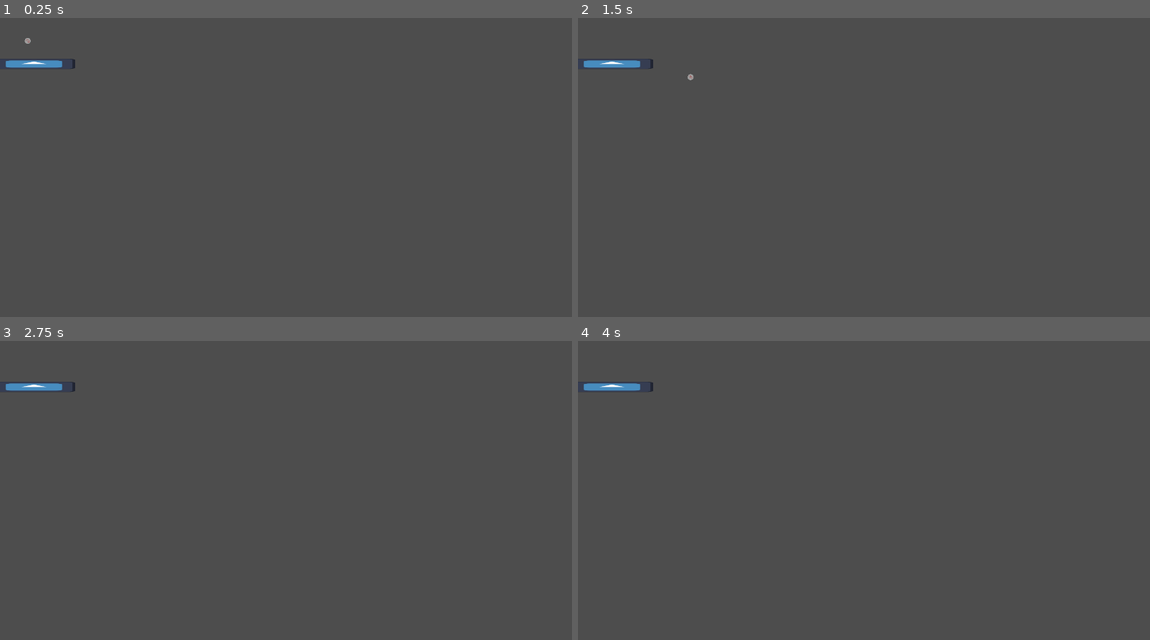
Above: before the commit, frames 1-4 (two rows, left to right).
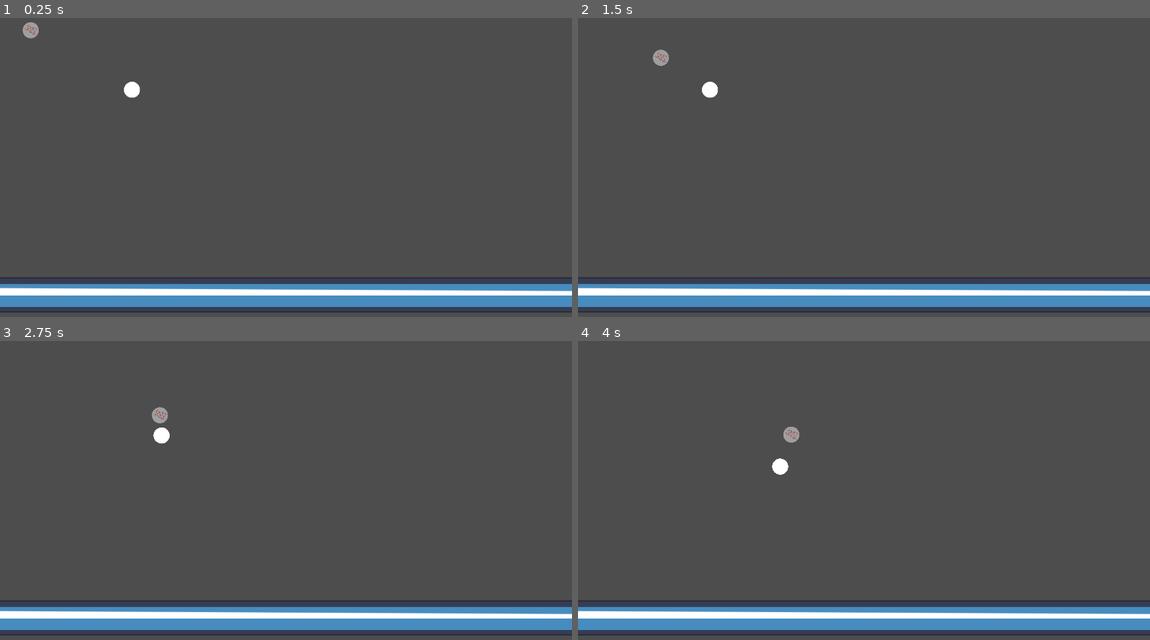
Above: after the commit, the same moments.

Repository: cmaciver/double-bubble-ggj
Game: Godot game, scene res://src/cam-test-scene.tscn
Same seed, same stepped clock (60 frames per second), same inputs: the game is played once before the commit and once after it. This scene is started directly instead of the project's main scene. The engine's default icon, where the game draws it, is replaced by a stand-in: a white triangle on a blue panel in a dark square.
Inputs (mouse positions are in pixels of both pictures, inside the frame that each line leads up to):
- Up to frame 1 (0.25 s): no input
- Up to frame 2 (1.5 s): tap Enter (ui_accept) at 0.5, 0.6 s; move the mouse to (989, 152) at 0.52 s; press the mouse at (989, 152) at 0.53 s; hold Right (ui_right) from 0.53 s (still down); tap Space (platform_jump) at 0.77 s; move the mouse to (749, 185) at 1.27 s; release the mouse at (749, 185) at 1.28 s; click (749, 185) at 1.35 s
- Up to frame 3 (2.75 s): tap Space (platform_jump) at 1.52 s; right-click (171, 508) at 1.55 s; move the mouse to (343, 421) at 2.02 s; release Right (ui_right) at 2.03 s; hold Left (ui_left) from 2.03 s (still down); right-click (343, 421) at 2.1 s; tap Enter (ui_accept) at 2.3 s
- Up to frame 4 (4 s): move the mouse to (835, 556) at 2.77 s; release Left (ui_left) at 2.78 s; hold Right (ui_right) from 2.78 s (still down); tap Enter (ui_accept) at 2.85 s; tap Space (platform_jump) at 3.02, 3.77 s; click (835, 556) at 3.05 s; move the mouse to (1035, 538) at 3.52 s; press the mouse at (1035, 538) at 3.53 s; right-click (1035, 538) at 3.8 s

The runs differ from the first frame. In frame 1, 9.2% of the frame differs, in the area x 0-100%, y 1-99%; in frame 2, 9.2%, in the area x 0-100%, y 10-99%; in frame 3, 9.2%; in frame 4, 9.2%.

Commit message:
Made the bubbler guy do that bubble thing

Diff:
--- a/double-bubble/project.godot
+++ b/double-bubble/project.godot
@@ -52,3 +52,13 @@
 "events": [Object(InputEventKey,"resource_local_to_scene":false,"resource_name":"","device":-1,"window_id":0,"alt_press …(191 unchanged characters)…
 ]
 }
+l_click={
+"deadzone": 0.5,
+"events": [Object(InputEventMouseButton,"resource_local_to_scene":false,"resource_name":"","device":-1,"window_id":0,"alt_pressed":false,"shift_pressed":false,"ctrl_pressed":false,"meta_pressed":false,"button_mask":0,"position":Vector2(0, 0),"global_position":Vector2(0, 0),"factor":1.0,"button_index":1,"canceled":false,"pressed":false,"double_click":false,"script":null)
+]
+}
+r_click={
+"deadzone": 0.5,
+"events": [Object(InputEventMouseButton,"resource_local_to_scene":false,"resource_name":"","device":-1,"window_id":0,"alt_pressed":false,"shift_pressed":false,"ctrl_pressed":false,"meta_pressed":false,"button_mask":0,"position":Vector2(0, 0),"global_position":Vector2(0, 0),"factor":1.0,"button_index":2,"canceled":false,"pressed":false,"double_click":false,"script":null)
+]
+}
--- a/double-bubble/src/bubble-character.tscn
+++ b/double-bubble/src/bubble-character.tscn
@@ -4,14 +4,27 @@
 [ext_resource type="Texture2D" uid="uid://c4mty8klmu2r0" path="res://assets/circle GUY.png" id="2_f2gvg"]
 
 [sub_resource type="CircleShape2D" id="CircleShape2D_mlla7"]
+radius = 542.156
 
-[node name="CharacterBody2D" type="CharacterBody2D"]
+[node name="Bubble Character" type="RigidBody2D"]
+gravity_scale = 0.0
+lock_rotation = true
 script = ExtResource("1_ovhsf")
 
 [node name="Sprite2D" type="Sprite2D" parent="."]
 modulate = Color(1, 1, 1, 0.458824)
-scale = Vector2(0.0185185, 0.0185185)
+scale = Vector2(0.05, 0.05)
 texture = ExtResource("2_f2gvg")
 
 [node name="CollisionShape2D" type="CollisionShape2D" parent="."]
+scale = Vector2(0.05, 0.05)
 shape = SubResource("CircleShape2D_mlla7")
+
+[node name="RayCast2DLeft" type="RayCast2D" parent="."]
+scale = Vector2(1, 1)
+
+[node name="RayCast2DCenter" type="RayCast2D" parent="."]
+scale = Vector2(1, 1)
+
+[node name="RayCast2DRight" type="RayCast2D" parent="."]
+scale = Vector2(1, 1)
--- a/double-bubble/src/bubble.tscn
+++ b/double-bubble/src/bubble.tscn
@@ -1,23 +1,17 @@
-[gd_scene load_steps=4 format=3 uid="uid://bu6ahebiuvuky"]
+[gd_scene load_steps=3 format=3 uid="uid://b8y8lwa85u1et"]
 
-[sub_resource type="Gradient" id="Gradient_ht8af"]
-colors = PackedColorArray(0.0745098, 0.654902, 0.760784, 1, 0.0763724, 0.653508, 0.759768, 1)
-
-[sub_resource type="GradientTexture2D" id="GradientTexture2D_nekv2"]
-gradient = SubResource("Gradient_ht8af")
+[ext_resource type="Texture2D" uid="uid://dsslg4hunrs10" path="res://assets/circle.png" id="1_ge8yu"]
 
 [sub_resource type="CircleShape2D" id="CircleShape2D_ts8is"]
 radius = 27.0
 
 [node name="Bubble" type="RigidBody2D"]
-mass = 0.035
 gravity_scale = 0.0
 
 [node name="Sprite2D" type="Sprite2D" parent="."]
-position = Vector2(174, 269.5)
-scale = Vector2(0.71875, 0.671875)
-texture = SubResource("GradientTexture2D_nekv2")
+scale = Vector2(0.05, 0.05)
+texture = ExtResource("1_ge8yu")
 
 [node name="CollisionShape2D" type="CollisionShape2D" parent="."]
-position = Vector2(173, 268)
+scale = Vector2(0.996052, 1)
 shape = SubResource("CircleShape2D_ts8is")
--- a/double-bubble/src/bubble_character.gd
+++ b/double-bubble/src/bubble_character.gd
@@ -1,25 +1,34 @@
-extends CharacterBody2D
+extends RigidBody2D
+
+const SPEED = 300.0
+@onready var SCAN_WIDTH = 10
 
 
-const SPEED = 300.0
-const JUMP_VELOCITY = -400.0
+@onready var center_ray = $RayCast2DCenter
+@onready var left_ray = $RayCast2DLeft
+@onready var right_ray = $RayCast2DRight
+
+func _integrate_forces(state: PhysicsDirectBodyState2D) -> void:
+	if Input.is_action_pressed("l_click"):
+		center_ray.target_position = get_global_mouse_position() - position
+		var norm = center_ray.target_position.normalized()
+		var mag = center_ray.target_position.length()
+
+		left_ray.target_position = norm.rotated(deg_to_rad(-SCAN_WIDTH)) * mag
+		right_ray.target_position = norm.rotated(deg_to_rad(SCAN_WIDTH)) * mag
+
+		var cool_ray = Vector2(0,0)
+		if center_ray.is_colliding():
+			cool_ray = center_ray.target_position
+		elif left_ray.is_colliding():
+			cool_ray = left_ray.target_position
+		elif right_ray.is_colliding():
+			cool_ray = right_ray.target_position
+
+		apply_force(cool_ray.normalized() * 500) # make this scale on distance
 
 
-func _physics_process(delta: float) -> void:
-	# Add the gravity.
-	if not is_on_floor():
-		velocity += get_gravity() * delta
 
-	# Handle jump.
-	if Input.is_action_just_pressed("ui_accept") and is_on_floor():
-		velocity.y = JUMP_VELOCITY
-
-	# Get the input direction and handle the movement/deceleration.
-	# As good practice, you should replace UI actions with custom gameplay actions.
-	var direction := Input.get_axis("ui_left", "ui_right")
-	if direction:
-		velocity.x = direction * SPEED
-	else:
-		velocity.x = move_toward(velocity.x, 0, SPEED)
-
-	move_and_slide()
+	if Input.is_action_just_pressed("r_click"):
+		#update_mouse()
+		pass
--- a/double-bubble/src/cam-test-scene.tscn
+++ b/double-bubble/src/cam-test-scene.tscn
@@ -1,13 +1,18 @@
-[gd_scene load_steps=3 format=3 uid="uid://4xdryhhyq1tf"]
+[gd_scene load_steps=4 format=3 uid="uid://4xdryhhyq1tf"]
 
 [ext_resource type="PackedScene" uid="uid://yqgweqv1lkrc" path="res://src/test-platform.tscn" id="1_2phd6"]
 [ext_resource type="PackedScene" uid="uid://c22vtnmo6hfwj" path="res://src/bubble-character.tscn" id="2_k3bug"]
+[ext_resource type="PackedScene" uid="uid://b8y8lwa85u1et" path="res://src/bubble.tscn" id="3_cnebf"]
 
 [node name="Cam-test-scene" type="Node2D"]
 
 [node name="Platform" parent="." instance=ExtResource("1_2phd6")]
-position = Vector2(114, 188)
-scale = Vector2(13.76, 1.78555)
+position = Vector2(-533, 965)
+scale = Vector2(270.644, 0.922012)
 
-[node name="CharacterBody2D" parent="." instance=ExtResource("2_k3bug")]
-position = Vector2(93, 82)
+[node name="Bubble" parent="." instance=ExtResource("3_cnebf")]
+position = Vector2(443, 275)
+
+[node name="Bubble Character" parent="." instance=ExtResource("2_k3bug")]
+position = Vector2(103.137, 74.8654)
+can_sleep = false
--- a/double-bubble/src/test-platform.tscn
+++ b/double-bubble/src/test-platform.tscn
@@ -1,14 +1,13 @@
-[gd_scene load_steps=3 format=3 uid="uid://djkor3g80px1m"]
+[gd_scene load_steps=3 format=3 uid="uid://yqgweqv1lkrc"]
 
 [ext_resource type="Texture2D" uid="uid://b30vpwxr4n11t" path="res://icon.svg" id="1_w5a4x"]
 
 [sub_resource type="RectangleShape2D" id="RectangleShape2D_7gvxb"]
+size = Vector2(128, 129)
 
 [node name="Platform" type="StaticBody2D"]
 
 [node name="Sprite2D" type="Sprite2D" parent="."]
-position = Vector2(-1.90735e-06, -1.90735e-06)
-scale = Vector2(0.15625, 0.15625)
 texture = ExtResource("1_w5a4x")
 
 [node name="CollisionShape2D" type="CollisionShape2D" parent="."]
Binary file added: double-bubble/assets/circle.png
Not shown, added: double-bubble/assets/circle.png.import
